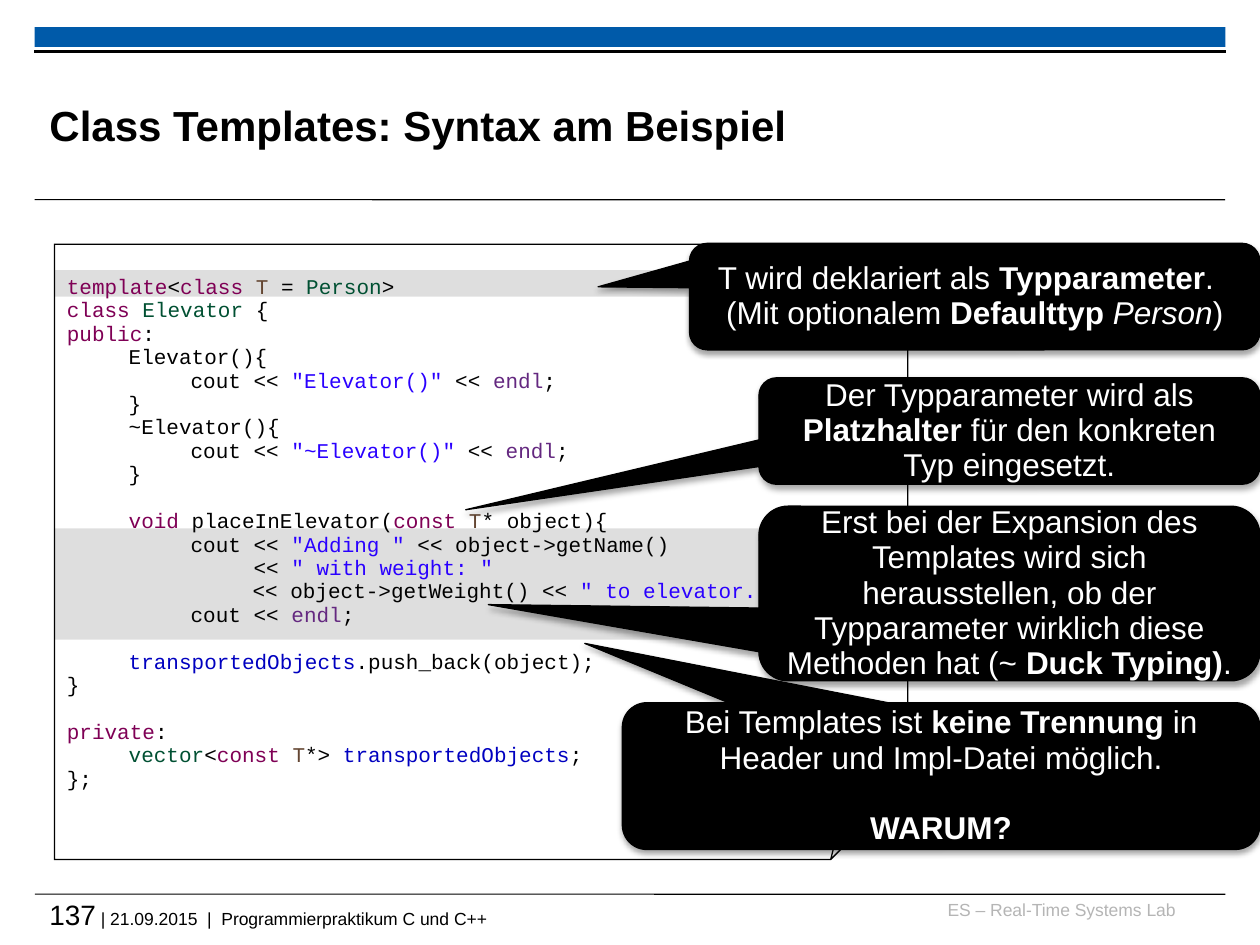
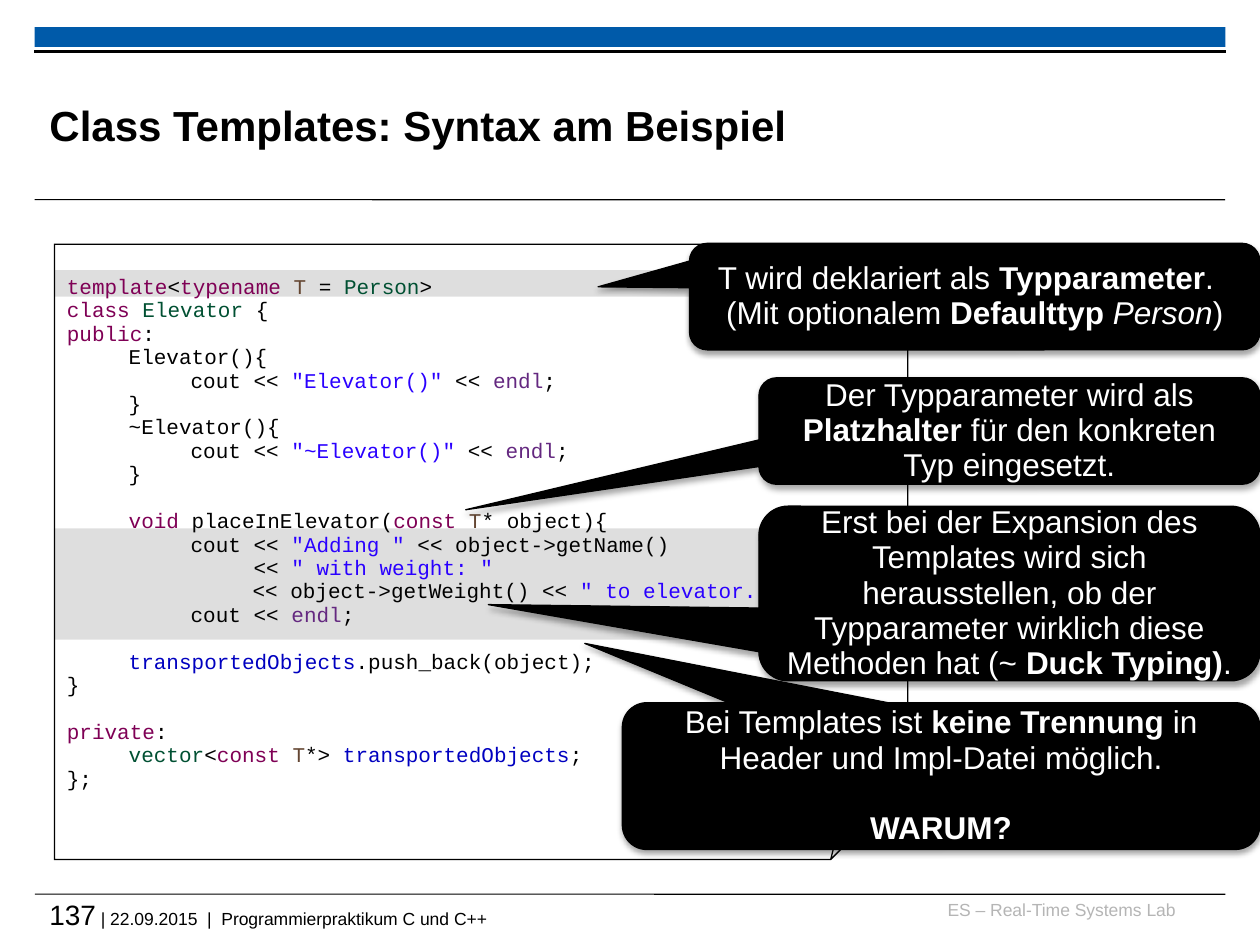
Before and after one commit to h82k/tud-cppp, a slide deck: slide 137 of cppp_lecture.pptx. Drawn at 1260x945 pixels with LibreOffice and Linux fonts; fonts in the diff are those of the drawing; background and template pictures are left out. Boxes give left, top, right and bottom in pixels: in the first picture for what was removed or moved away, otherwise in the second. Text is boxed around its words. In the diff, an @@ line names an element or a change of style, - is before the commit and + after.

Commit message:
Minor bug fixes in slides
 - class -> typename

```diff
--- a/cppp_lecture.pptx
+++ b/cppp_lecture.pptx
@@ text in folded corner at <box>67,279,432,299</box>: text changed @@
-template<class T = Person>
+template<typename T = Person>
@@ text at <box>49,905,487,929</box>: text changed @@
-137 | 21.09.2015 | Programmierpraktikum C und C++
+137 | 22.09.2015 | Programmierpraktikum C und C++
```
Also in this commit, not shown: 10 other slides changed, 2 other files.
